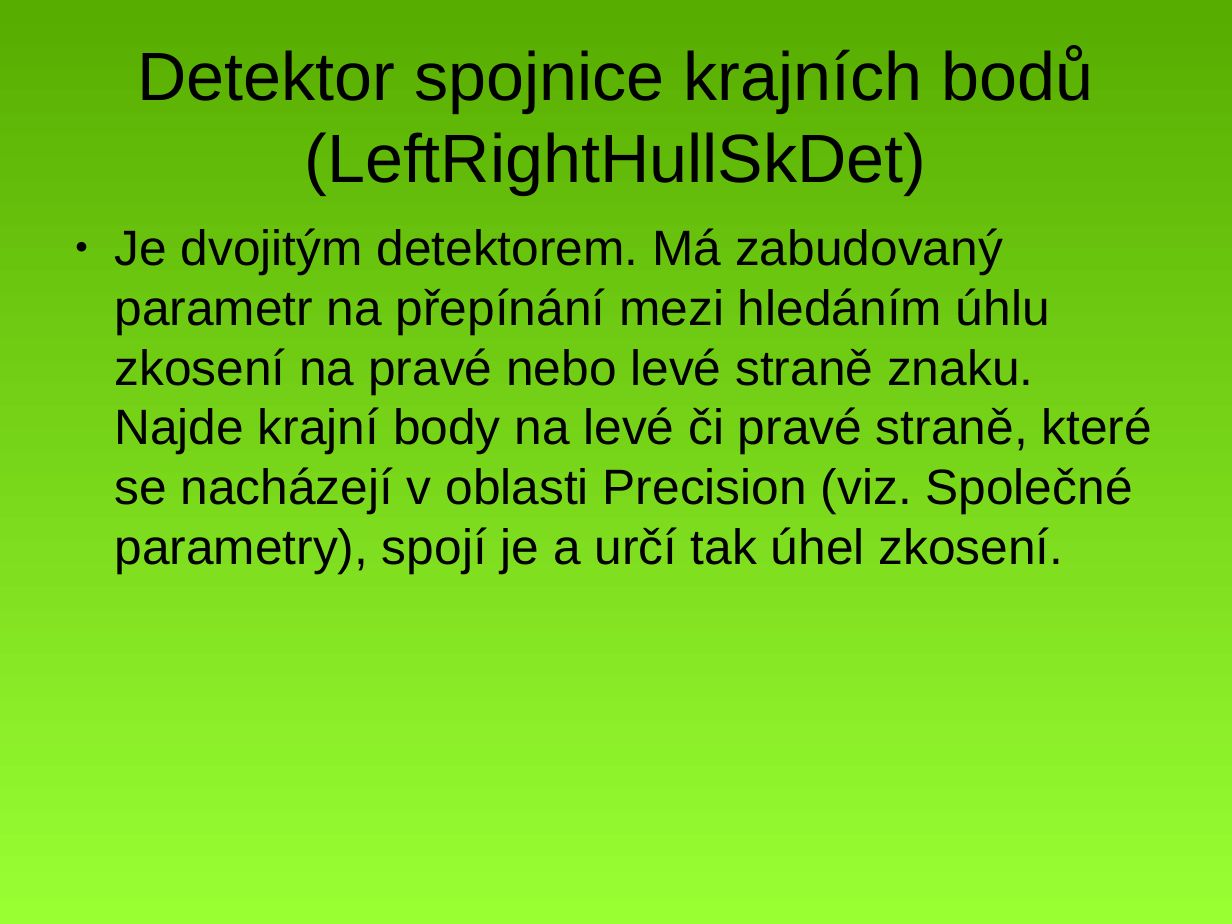
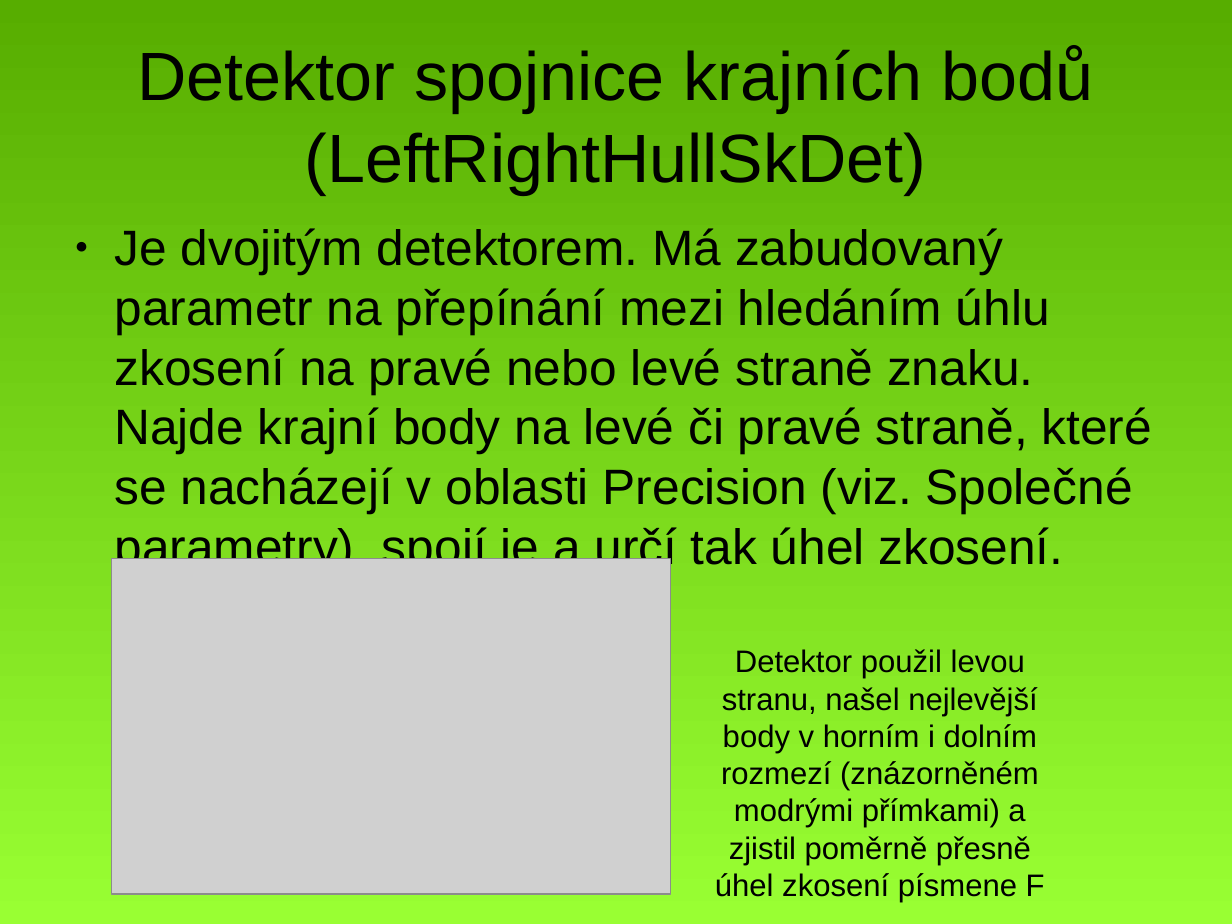
Before and after one commit to MichalBusta/skewDetection, a slide deck: slide 8 of doc/Skew_Detection.odp. Drawn at 1232x924 pixels with LibreOffice and Linux fonts; fonts in the diff are those of the drawing; grey boxes stand for pictures. Boxes give left, top, right and bottom in pixels: in the first picture for what was removed or moved away, otherwise in the second. Text is boxed around its words. In the diff, an @@ line names an element or a change of style, - is before the commit and + after.

```diff
--- a/doc/Skew_Detection.odp
+++ b/doc/Skew_Detection.odp
@@ picture added at [112,559,671,894] @@
@@ title added at [715,649,1045,902], 20 pt, text #000000 @@
+Detektor použil levou stranu, našel nejlevější body v horním i dolním rozmezí (znázorněném modrými přímkami) a zjistil poměrně přesně úhel zkosení písmene F
```
Also in this commit, not shown: 4 other slides changed, 2 other files.
